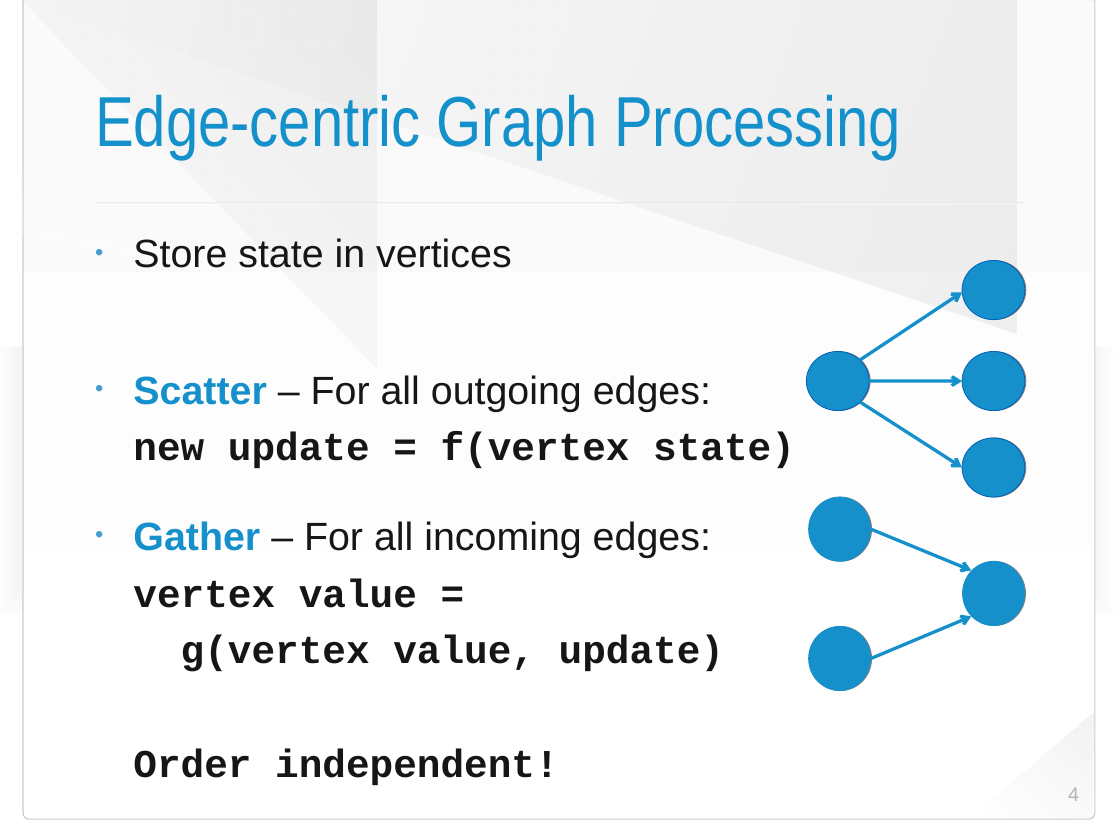
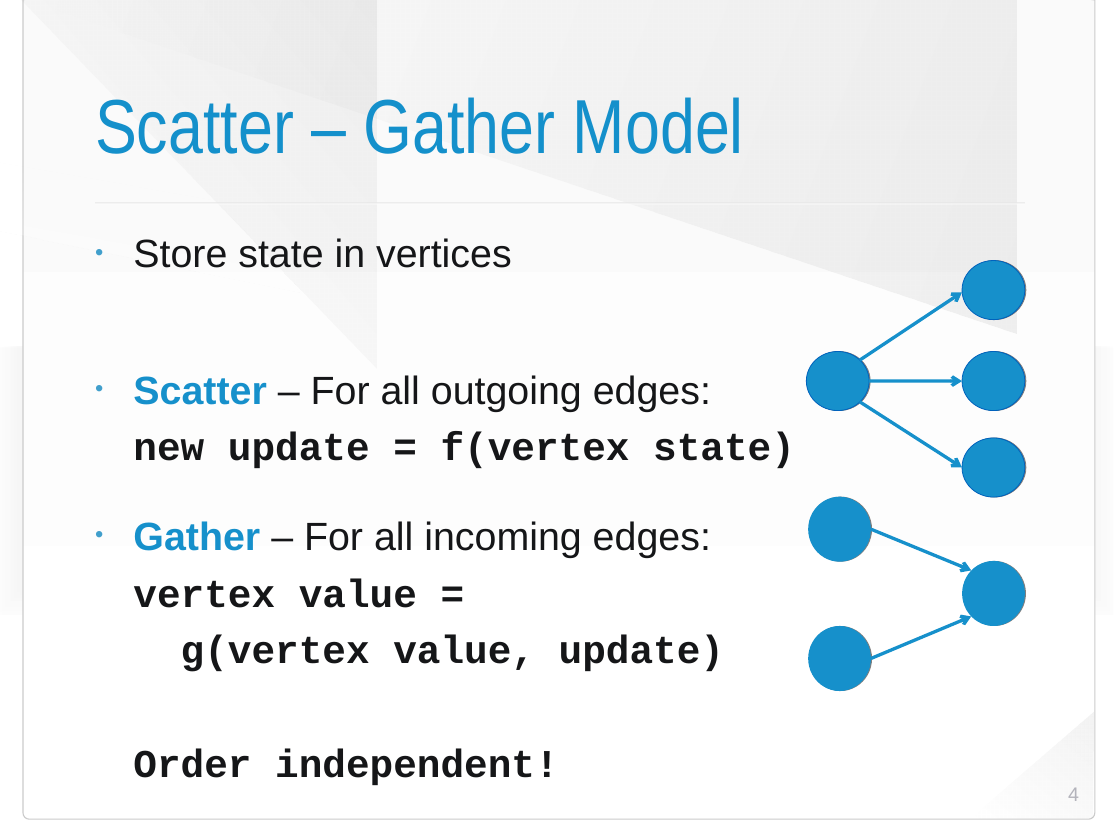
Before and after one commit to HaprianVlad/chaos, a slide deck: slide 4 of presentation.odp. Drawn at 1120x840 pixels with LibreOffice and Linux fonts; fonts in the diff are those of the drawing; background and template pictures are left out. Boxes give left, top, right and bottom in pixels: in the first picture for what was removed or moved away, otherwise in the second. Text is boxed around its words. In the diff, an @@ line names an element or a change of style, - is before the commit and + after.

```diff
--- a/presentation.odp
+++ b/presentation.odp
@@ title at <box>95,97,744,154</box>: text changed; size 64.8 to 70 pt @@
-Edge-centric Graph Processing
+Scatter – Gather Model
```
Also in this commit, not shown: 12 other slides changed.
